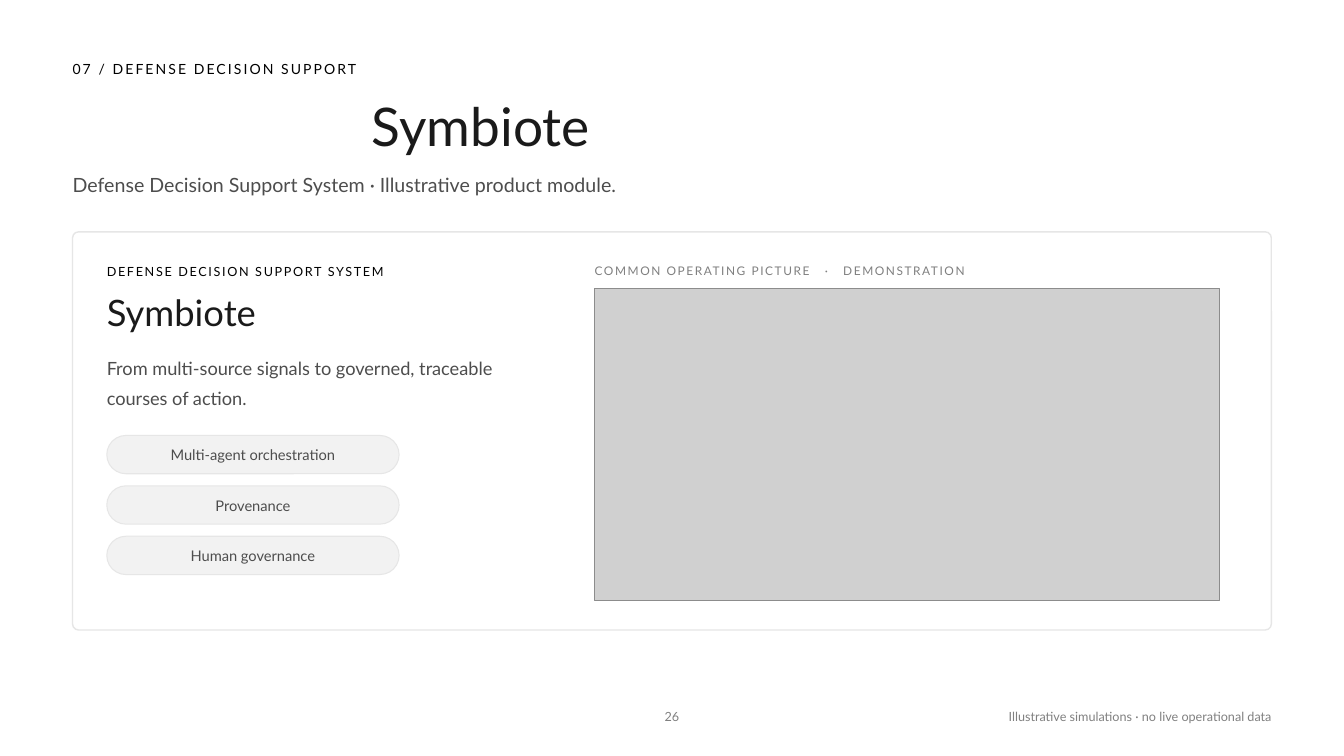
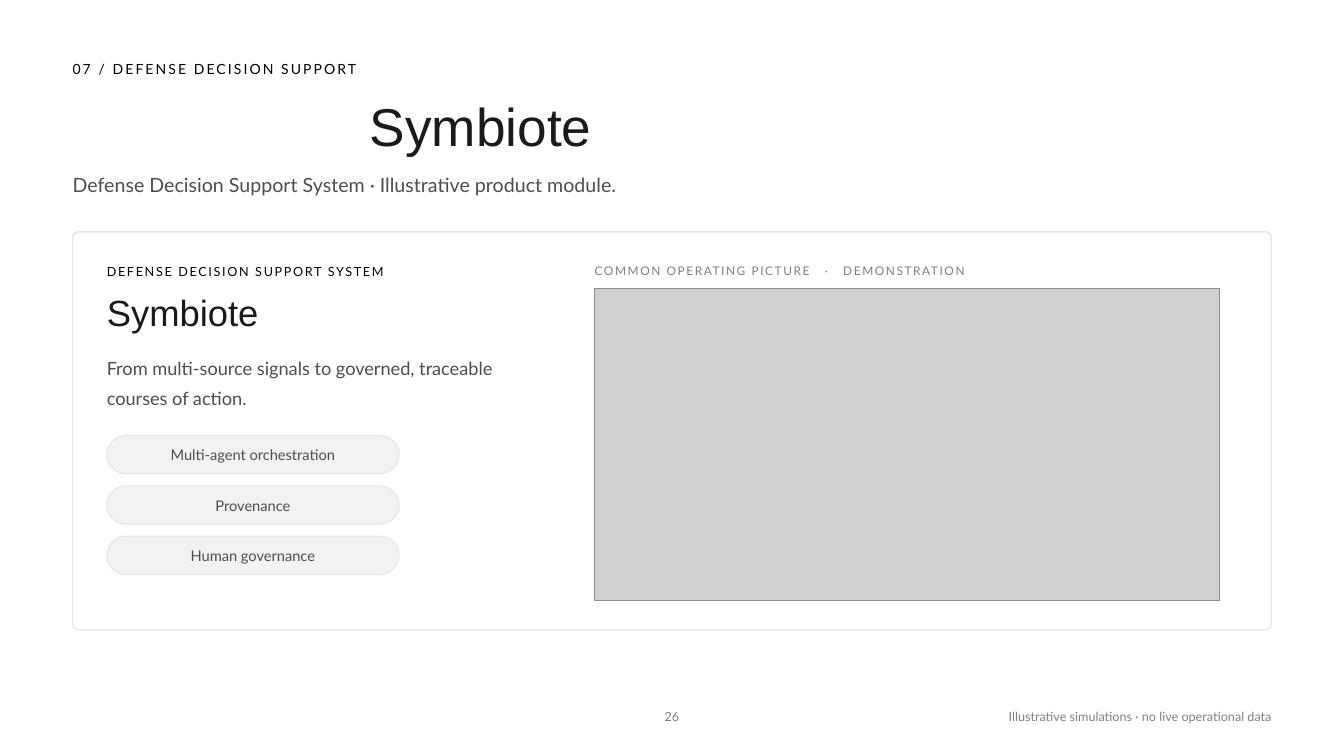
Before and after one commit to Mariam1543/aqqal123, a slide deck: slide 26 of AQQAL-Deck-updated.pptx. Drawn at 1344x756 pixels with LibreOffice and Linux fonts; fonts in the diff are those of the drawing; grey boxes stand for pictures. Boxes give left, top, right and bottom in pixels: in the first picture for what was removed or moved away, otherwise in the second. Text is boxed around its words. In the diff, an @@ line names an element or a change of style, - is before the commit and + after.

```diff
--- a/AQQAL-Deck-updated.pptx
+++ b/AQQAL-Deck-updated.pptx
@@ title "Symbiote" at (370, 107, 592, 157): font Lato to Arial @@
@@ text "Symbiote" at (107, 299, 259, 333): font Lato to Arial @@
```
Also in this commit, not shown: 28 other slides changed.
